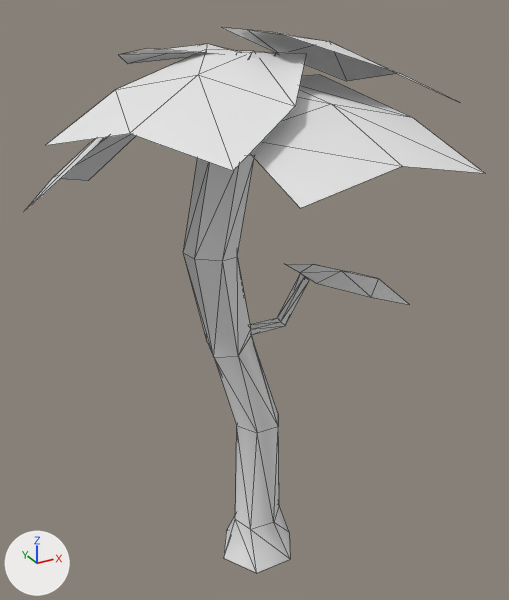
The FBX model XNA_DEMOContent/Models/tree_TreeTall.FBX: old version first, new version second.
Before and after are seen from a 50 mm camera at (-1.81, -3.25, 3.44) aimed at (0.05, 0.14, 1.75). Arrows for +X, +Y and +Z are at lower left; the lights stay in place. Mesh edges are drawn as thin lines. Materials are left out; every surface is plain grey. Where no turn or scale is listed for an object, it has been applied to the vertices. Vertices at the same position are counted once.

In view in the first picture: 'env_Tree008'.
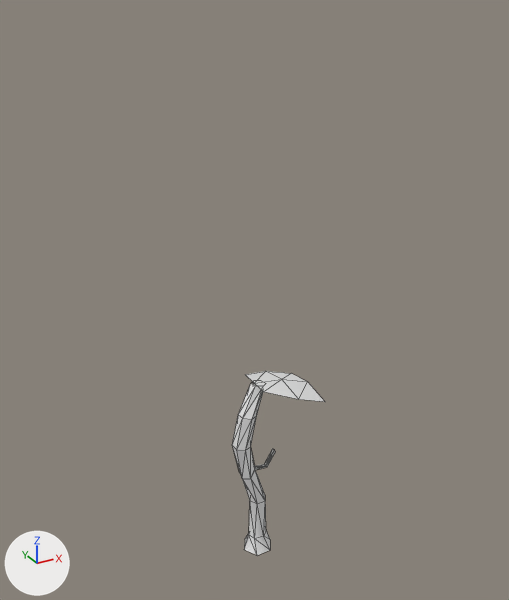
What changed in the scene script:
```text
Change me_mesh:
    where me_mesh.from_pydata(...)  # 106 vertices, 138 faces; spans x -1.18..0.98, y -1.04..1.37, z 0.0..3.26
    used by ob_env_tree008; location = (0.0, 0.0, 0.0)
    me_mesh part 1: the loose piece of 52 vertices spanning x -0.42..0.26, y -0.22..0.22, z 0.0..3.16 is scaled about the mesh origin by 0.394
    me_mesh part 2: the loose piece of 9 vertices spanning x -0.02..0.98, y -0.43..0.59, z 2.9..3.26 is scaled about its middle by 0.394, then moved by (-0.29, -0.05, -1.9)
    me_mesh part 3: the loose piece of 9 vertices spanning x -0.42..0.62, y -1.04..-0.01, z 2.67..3.03 is deleted
    me_mesh part 4: the loose piece of 9 vertices spanning x -0.46..0.7, y 0.08..1.37, z 2.91..3.17 is deleted
    me_mesh part 5: the loose piece of 9 vertices spanning x -1.09..0.17, y -0.85..0.34, z 2.79..3.15 is deleted
    me_mesh part 6: the loose piece of 9 vertices spanning x -1.18..-0.03, y 0.03..1.1, z 2.34..3.08 is deleted
    me_mesh part 7: the loose piece of 9 vertices spanning x 0.2..0.78, y -0.41..0.18, z 1.77..1.98 is deleted
```

Location of each change, (x1, y1, x2, y2) in pixels of the pictures (509 x 600 px; the box of a moved part takes in the faces that stretch with it):
'env_Tree008', reshaped (80% narrower, 66% shorter): before (24, 28, 484, 573); after (232, 371, 325, 555)
part 1 of me_mesh, moved or reshaped: before (183, 52, 309, 573); after (232, 382, 276, 555)
part 2 of me_mesh, moved or reshaped: before (223, 28, 456, 101); after (246, 371, 325, 402)
part 3 of me_mesh, deleted: before (250, 74, 484, 208)
part 4 of me_mesh, deleted: before (119, 44, 235, 64)
part 5 of me_mesh, deleted: before (46, 49, 306, 171)
part 6 of me_mesh, deleted: before (24, 134, 136, 212)
part 7 of me_mesh, deleted: before (286, 264, 409, 305)
